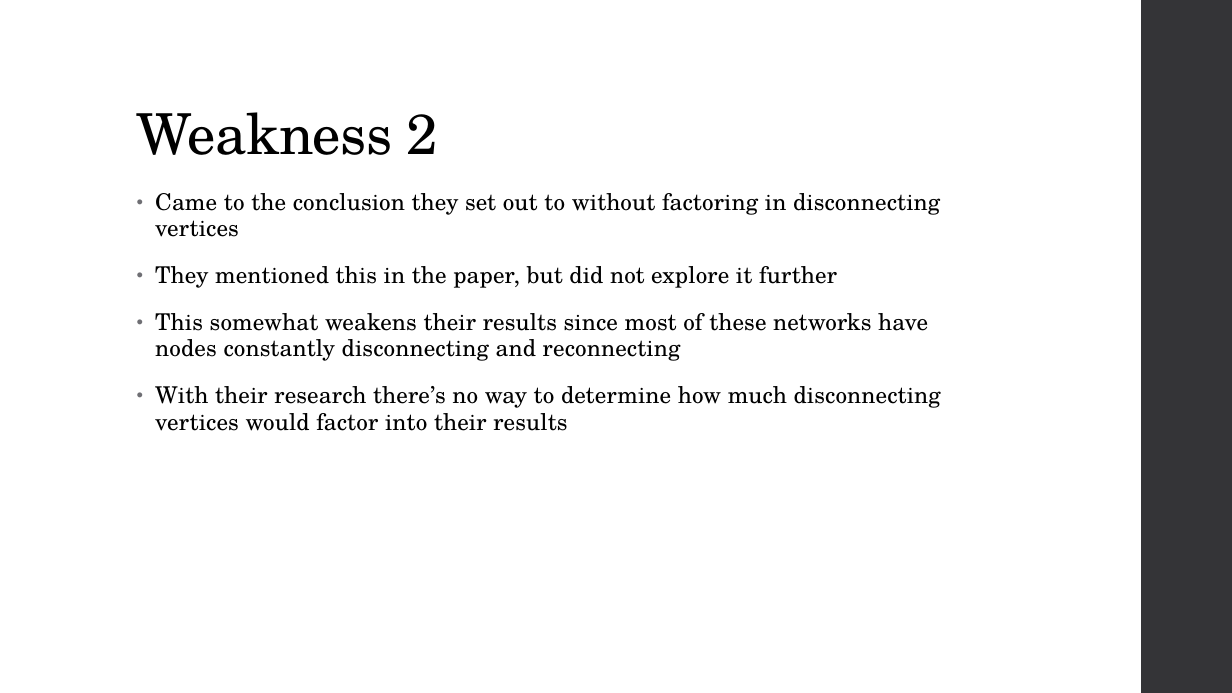
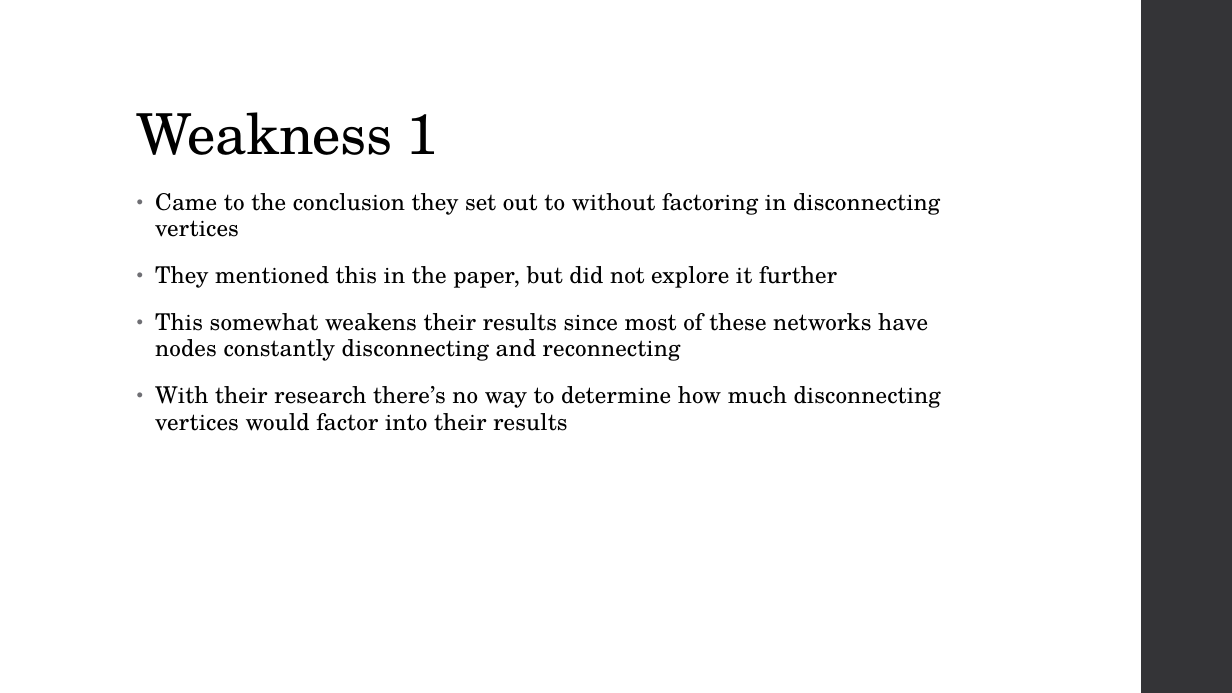
Before and after one commit to JefreyHildebrandt/UCF-Schoolwork, a slide deck: slide 17 of CAP6675 - Complex Adaptive Systems/EmergenceOfScalingPresentation/PresentationDraft2.pptx (slide 18 before the commit). Drawn at 1232x693 pixels with LibreOffice and Linux fonts; fonts in the diff are those of the drawing. Boxes give left, top, right and bottom in pixels: in the first picture for what was removed or moved away, otherwise in the second. Text is boxed around its words. In the diff, an @@ line names an element or a change of style, - is before the commit and + after.

```diff
--- a/CAP6675 - Complex Adaptive Systems/EmergenceOfScalingPresentation/PresentationDraft2.pptx
+++ b/CAP6675 - Complex Adaptive Systems/EmergenceOfScalingPresentation/PresentationDraft2.pptx
@@ title at [137,112,438,155]: text changed @@
-Weakness 2
+Weakness 1
```
Also in this commit, not shown: 10 other slides changed.
